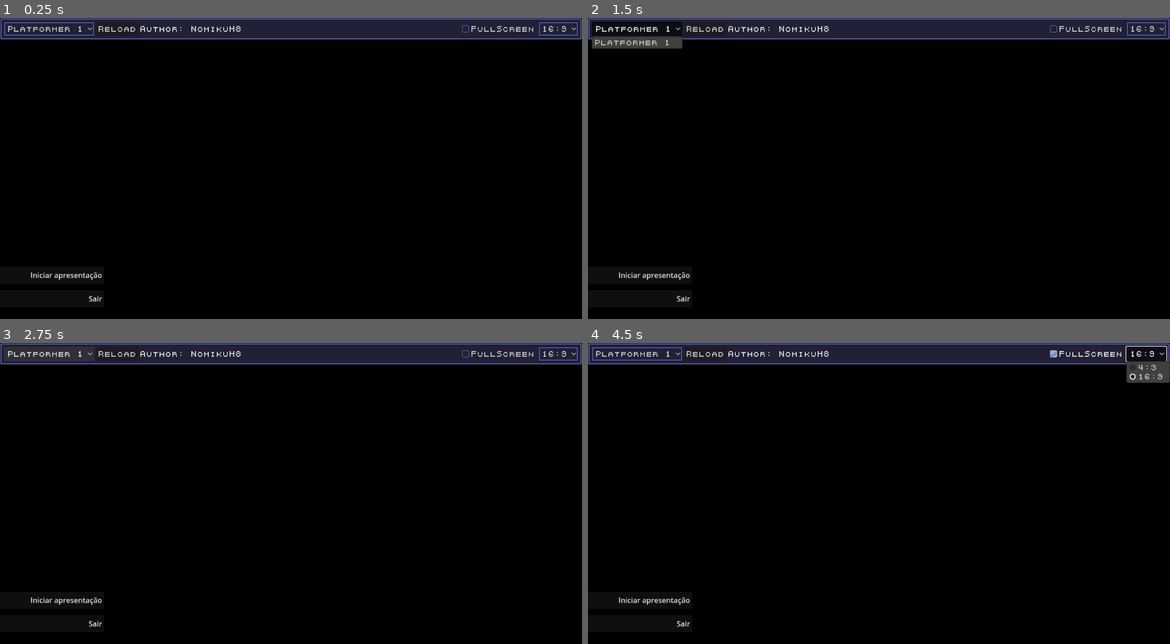
Above: before the commit, frames 1-4 (two rows, left to right).
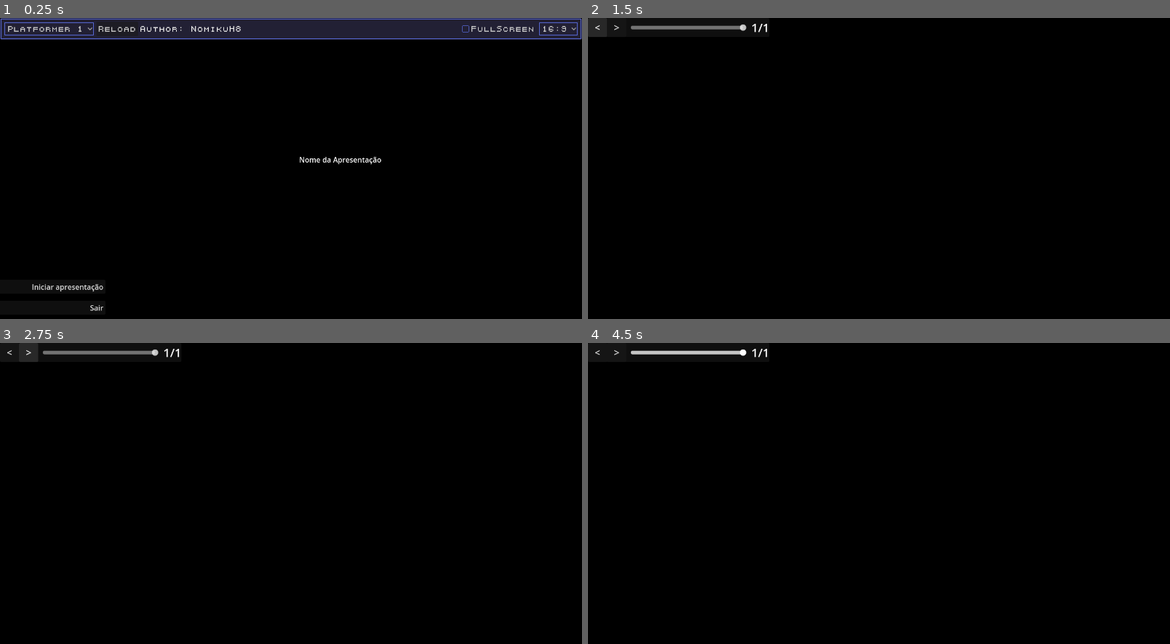
Above: after the commit, the same moments.

Repository: NomikuH8/godot-presentations-remake
Game: Godot game, scene res://screens/start_menu/start_menu.tscn
Two runs of this game, one before a commit and one after it. Both use one fixed random seed, a clock stepped at 60 frames per second and the inputs below.
Inputs (mouse positions are in pixels of both pictures, inside the frame that each line leads up to):
- Up to frame 1 (0.25 s): no input
- Up to frame 2 (1.5 s): click (593, 285) at 0.5 s, where only the run after the commit has a clickable "Iniciar apresentação"; click (599, 27) at 1.25 s, where only the run after the commit has a clickable "<"
- Up to frame 3 (2.75 s): click (29, 352) at 2 s, where only the run after the commit has a clickable ">"
- Up to frame 4 (4.5 s): click (634, 355) at 2.75 s, where only the run before the commit has a clickable "Platformer 1"; click (1088, 355) at 3.5 s, where only the run before the commit has a clickable "FullScreen"; click (1146, 355) at 4.25 s, where only the run before the commit has a clickable "16:9"

The runs differ from the first frame. In frame 1, 0.5% of the frame differs, in the area x 5-66%, y 46-98%; in frame 2, 7.1%; in frame 3, 7.0%; in frame 4, 7.3%, in the area x 0-100%, y 0-95%.
Error after the commit: Invalid access to property or key 'size' on a base object of type 'Nil'. (res://screens/slideshow/slideshow.gd:22)

Commit message:
Made adjustments

Diff:
--- a/autoloads/slideshow_manager.gd
+++ b/autoloads/slideshow_manager.gd
@@ -6,19 +6,20 @@
 signal slide_changed(index: int)
 
 
+var initial_slide_index: int = 0
 var current_slide_index: int = 0
 var slide_quantity: int = 1
 
 
 func next_slide() -> void:
-	go_to_slide(current_slide_index + 1)
+	go_to_slide_by_index(current_slide_index + 1)
 
 
 func previous_slide() -> void:
-	go_to_slide(current_slide_index - 1)
+	go_to_slide_by_index(current_slide_index - 1)
 
 
-func go_to_slide(index: int) -> void:
+func go_to_slide_by_index(index: int) -> void:
 	if index < 0 or index > slide_quantity - 1:
 		return
 
--- a/components/menu_vfx/button_animation_component.gd
+++ b/components/menu_vfx/button_animation_component.gd
@@ -3,7 +3,7 @@
 
 
 @export_category("Animation")
-@export var from_center: bool = true
+@export var from_center: bool = false
 @export var duration: float = 0.2
 @export var transition_type: Tween.TransitionType = Tween.TRANS_SINE
 @export var offset_position: Vector2 = Vector2(0.0, 0.0)
@@ -21,20 +21,23 @@
 		queue_free()
 		return
 
+	if from_center:
+		parent_button.pivot_offset = parent_button.size / 2.0
+
+	call_deferred("set_defaults", parent_button)
+
+
+func set_defaults(parent_button: BaseButton) -> void:
 	parent = parent_button
-
-	default_position = parent.global_position
+	default_position = parent.position
 	default_scale = parent.scale
-
-	if from_center:
-		parent.pivot_offset = parent.size / 2.0
 
 	parent.mouse_entered.connect(_parent_mouse_entered)
 	parent.mouse_exited.connect(_parent_mouse_exited)
 
 
 func _parent_mouse_entered() -> void:
-	var target_position := parent.position + offset_position
+	var target_position := default_position + offset_position
 
 	var tween_position := get_tree().create_tween()
 	tween_position \
@@ -52,7 +55,11 @@
 		return
 
 	var tween_position := get_tree().create_tween()
-	tween_position.tween_property(parent, "position", default_position, duration).set_trans(transition_type)
+	tween_position \
+		.tween_property(parent, "position", default_position, duration) \
+		.set_trans(transition_type)
 
 	var tween_scale := get_tree().create_tween()
-	tween_scale.tween_property(parent, "scale", default_scale, duration).set_trans(transition_type)
+	tween_scale \
+		.tween_property(parent, "scale", default_scale, duration) \
+		.set_trans(transition_type)
--- /dev/null
+++ b/components/toolbar/toolbar.gd
@@ -0,0 +1,46 @@
+extends PanelContainer
+
+
+@onready var toolbar_split: HSplitContainer = $ToolbarSplit
+@onready var slide_slider: HSlider = %SlideSlider
+@onready var count_label: Label = %CountLabel
+
+
+func _ready() -> void:
+	var toolbar_extras_scene := ThemeManager.current_theme.toolbar_extras_scene
+	if toolbar_extras_scene != null:
+		var toolbar_extras_instance := toolbar_extras_scene.instantiate()
+		toolbar_split.add_child(toolbar_extras_instance)
+
+	slide_slider.max_value = SlideshowManager.slide_quantity - 1
+	slide_slider.drag_ended.connect(_slide_slider_drag_ended)
+
+	SlideshowManager.slide_changed.connect(
+		change_count_label.bind(SlideshowManager.slide_quantity)
+	)
+
+	call_deferred("_initial_update_count_label")
+
+
+func _initial_update_count_label():
+	change_count_label(
+		SlideshowManager.current_slide_index,
+		SlideshowManager.slide_quantity
+	)
+
+
+func change_count_label(current_slide_index: int, slide_quantity: int) -> void:
+	count_label.text = str(current_slide_index + 1) + "/" + str(slide_quantity)
+
+
+func _slide_slider_drag_ended(value_changed: bool) -> void:
+	if value_changed:
+		SlideshowManager.go_to_slide_by_index(slide_slider.value)
+
+
+func _on_previous_button_pressed() -> void:
+	SlideshowManager.previous_slide()
+
+
+func _on_next_button_pressed() -> void:
+	SlideshowManager.next_slide()
--- /dev/null
+++ b/components/toolbar/toolbar.tscn
@@ -0,0 +1,58 @@
+[gd_scene load_steps=2 format=3 uid="uid://buploetik72tn"]
+
+[ext_resource type="Script" uid="uid://8m44lqk33sum" path="res://components/toolbar/toolbar.gd" id="1_8jbs5"]
+
+[node name="Toolbar" type="PanelContainer" groups=["Toolbar"]]
+anchors_preset = 10
+anchor_right = 1.0
+grow_horizontal = 2
+script = ExtResource("1_8jbs5")
+
+[node name="ToolbarSplit" type="HSplitContainer" parent="."]
+layout_mode = 2
+theme_override_constants/separation = 0
+
+[node name="VBoxContainer" type="VBoxContainer" parent="ToolbarSplit"]
+layout_mode = 2
+alignment = 1
+
+[node name="HBoxContainer" type="HBoxContainer" parent="ToolbarSplit/VBoxContainer"]
+layout_mode = 2
+theme_override_constants/separation = 10
+
+[node name="HBoxContainer" type="HBoxContainer" parent="ToolbarSplit/VBoxContainer/HBoxContainer"]
+layout_mode = 2
+theme_override_constants/separation = 0
+
+[node name="PreviousButton" type="Button" parent="ToolbarSplit/VBoxContainer/HBoxContainer/HBoxContainer"]
+custom_minimum_size = Vector2(42, 42)
+layout_mode = 2
+focus_mode = 0
+theme_override_font_sizes/font_size = 21
+text = "<"
+
+[node name="NextButton" type="Button" parent="ToolbarSplit/VBoxContainer/HBoxContainer/HBoxContainer"]
+custom_minimum_size = Vector2(42, 42)
+layout_mode = 2
+focus_mode = 0
+theme_override_font_sizes/font_size = 21
+text = ">"
+
+[node name="SlideSlider" type="HSlider" parent="ToolbarSplit/VBoxContainer/HBoxContainer"]
+unique_name_in_owner = true
+custom_minimum_size = Vector2(255, 0)
+layout_mode = 2
+size_flags_vertical = 1
+rounded = true
+
+[node name="CountLabel" type="Label" parent="ToolbarSplit/VBoxContainer/HBoxContainer"]
+unique_name_in_owner = true
+layout_mode = 2
+size_flags_vertical = 1
+theme_override_font_sizes/font_size = 26
+text = "999/999"
+horizontal_alignment = 1
+vertical_alignment = 1
+
+[connection signal="pressed" from="ToolbarSplit/VBoxContainer/HBoxContainer/HBoxContainer/PreviousButton" to="." method="_on_previous_button_pressed"]
+[connection signal="pressed" from="ToolbarSplit/VBoxContainer/HBoxContainer/HBoxContainer/NextButton" to="." method="_on_next_button_pressed"]
--- a/project.godot
+++ b/project.godot
@@ -30,6 +30,7 @@
 [global_group]
 
 Slideshow="Slideshow node for controlling toolbar, slides appearance, etc."
+Toolbar="Toolbar scene, for updating some useful settings"
 
 [rendering]
 
--- a/screens/slideshow/slideshow.gd
+++ b/screens/slideshow/slideshow.gd
@@ -2,45 +2,28 @@
 
 
 @onready var control: Control = %Control
-@onready var toolbar_container: PanelContainer = %ToolbarContainer
-@onready var toolbar_split: HSplitContainer = %ToolbarSplit
-@onready var slide_slider: HSlider = %SlideSlider
-@onready var count_label: Label = %CountLabel
 
-var slide_quantity: int = 10
+var toolbar: PanelContainer
 
 
 func _ready() -> void:
 	control.theme = ThemeManager.current_theme.ui_theme
 
-	var toolbar_extras_scene := ThemeManager.current_theme.toolbar_extras_scene
-	if toolbar_extras_scene != null:
-		var toolbar_extras_instance := toolbar_extras_scene.instantiate()
-		toolbar_split.add_child(toolbar_extras_instance)
-
-	slide_slider.max_value = slide_quantity - 1
-	slide_slider.drag_ended.connect(_slide_slider_drag_ended)
-	SlideshowManager.slide_quantity = slide_quantity
-	SlideshowManager.slide_changed.connect(change_slide)
+	SlideshowManager.slide_changed.connect(_change_slide)
+	_change_slide(SlideshowManager.initial_slide_index)
 
 
 func _input(event: InputEvent) -> void:
 	if event is InputEventMouseMotion:
-		set_toolbar_visibility_from_cursor_position(event.position)
+		_set_toolbar_visibility_from_cursor_position(event.position)
 
 
-func set_toolbar_visibility_from_cursor_position(pos: Vector2) -> void:
-	if pos.y <= toolbar_container.size.y and not toolbar_container.visible:
-		toolbar_container.show()
-	elif pos.y > toolbar_container.size.y and toolbar_container.visible:
-		toolbar_container.hide()
+func _set_toolbar_visibility_from_cursor_position(pos: Vector2) -> void:
+	if pos.y <= toolbar.size.y and not toolbar.visible:
+		toolbar.show()
+	elif pos.y > toolbar.size.y and toolbar.visible:
+		toolbar.hide()
 
 
-func _slide_slider_drag_ended(value_changed: bool) -> void:
-	if value_changed:
-		change_slide(slide_slider.value)
-
-
-func change_slide(index: int) -> void:
+func _change_slide(index: int) -> void:
 	print("change slide to " + str(index))
-	count_label.text = str(index + 1) + "/" + str(slide_quantity)
--- a/screens/slideshow/slideshow.tscn
+++ b/screens/slideshow/slideshow.tscn
@@ -1,6 +1,7 @@
-[gd_scene load_steps=2 format=3 uid="uid://bmqsicf83af1d"]
+[gd_scene load_steps=3 format=3 uid="uid://bmqsicf83af1d"]
 
 [ext_resource type="Script" uid="uid://dgl7du835y7pk" path="res://screens/slideshow/slideshow.gd" id="1_bbsqr"]
+[ext_resource type="PackedScene" uid="uid://buploetik72tn" path="res://components/toolbar/toolbar.tscn" id="2_0aqwc"]
 
 [node name="Slideshow" type="Node" groups=["Slideshow"]]
 script = ExtResource("1_bbsqr")
@@ -16,56 +17,16 @@
 grow_horizontal = 2
 grow_vertical = 2
 
-[node name="ToolbarContainer" type="PanelContainer" parent="CanvasLayer/Control"]
-unique_name_in_owner = true
-layout_mode = 1
-anchors_preset = 10
+[node name="Toolbar" parent="CanvasLayer/Control" instance=ExtResource("2_0aqwc")]
+layout_mode = 0
+anchors_preset = 0
+anchor_right = 0.0
+grow_horizontal = 1
+
+[node name="Control" type="Control" parent="."]
+layout_mode = 3
+anchors_preset = 15
 anchor_right = 1.0
+anchor_bottom = 1.0
 grow_horizontal = 2
-
-[node name="ToolbarSplit" type="HSplitContainer" parent="CanvasLayer/Control/ToolbarContainer"]
-unique_name_in_owner = true
-layout_mode = 2
-theme_override_constants/separation = 0
-
-[node name="VBoxContainer" type="VBoxContainer" parent="CanvasLayer/Control/ToolbarContainer/ToolbarSplit"]
-layout_mode = 2
-alignment = 1
-
-[node name="HBoxContainer" type="HBoxContainer" parent="CanvasLayer/Control/ToolbarContainer/ToolbarSplit/VBoxContainer"]
-layout_mode = 2
-theme_override_constants/separation = 10
-
-[node name="HBoxContainer" type="HBoxContainer" parent="CanvasLayer/Control/ToolbarContainer/ToolbarSplit/VBoxContainer/HBoxContainer"]
-layout_mode = 2
-theme_override_constants/separation = 0
-
-[node name="PreviousButton" type="Button" parent="CanvasLayer/Control/ToolbarContainer/ToolbarSplit/VBoxContainer/HBoxContainer/HBoxContainer"]
-custom_minimum_size = Vector2(42, 42)
-layout_mode = 2
-focus_mode = 0
-theme_override_font_sizes/font_size = 21
-text = "<"
-
-[node name="NextButton" type="Button" parent="CanvasLayer/Control/ToolbarContainer/ToolbarSplit/VBoxContainer/HBoxContainer/HBoxContainer"]
-custom_minimum_size = Vector2(42, 42)
-layout_mode = 2
-focus_mode = 0
-theme_override_font_sizes/font_size = 21
-text = ">"
-
-[node name="SlideSlider" type="HSlider" parent="CanvasLayer/Control/ToolbarContainer/ToolbarSplit/VBoxContainer/HBoxContainer"]
-unique_name_in_owner = true
-custom_minimum_size = Vector2(255, 0)
-layout_mode = 2
-size_flags_vertical = 1
-rounded = true
-
-[node name="CountLabel" type="Label" parent="CanvasLayer/Control/ToolbarContainer/ToolbarSplit/VBoxContainer/HBoxContainer"]
-unique_name_in_owner = true
-layout_mode = 2
-size_flags_vertical = 1
-theme_override_font_sizes/font_size = 26
-text = "999/999"
-horizontal_alignment = 1
-vertical_alignment = 1
+grow_vertical = 2
--- a/themes/platformer1/screens/start_menu_scene.gd
+++ b/themes/platformer1/screens/start_menu/start_menu_scene.gd
@@ -1,14 +1,10 @@
 extends Control
 
 
-@onready var start_button: Button = $StartButton
-@onready var exit_button: Button = $ExitButton
+@onready var start_button: Button = %StartButton
+@onready var exit_button: Button = %ExitButton
 
 
 func _ready() -> void:
 	start_button.pressed.connect(SceneManager.go_to_slideshow)
 	exit_button.pressed.connect(get_tree().quit)
-
-
-func _process(_delta: float) -> void:
-	pass
--- /dev/null
+++ b/themes/platformer1/screens/start_menu/start_menu_scene.tscn
@@ -0,0 +1,71 @@
+[gd_scene load_steps=3 format=3 uid="uid://bd0oxqiv6stka"]
+
+[ext_resource type="Script" uid="uid://pc8m7h3sdh0m" path="res://themes/platformer1/screens/start_menu/start_menu_scene.gd" id="1_jf0k6"]
+[ext_resource type="Script" uid="uid://cannc2oxa8eps" path="res://components/menu_vfx/button_animation_component.gd" id="2_ytbqj"]
+
+[node name="StartMenuScene" type="Control"]
+layout_mode = 3
+anchors_preset = 15
+anchor_right = 1.0
+anchor_bottom = 1.0
+grow_horizontal = 2
+grow_vertical = 2
+size_flags_horizontal = 3
+size_flags_vertical = 3
+script = ExtResource("1_jf0k6")
+
+[node name="Label" type="Label" parent="."]
+layout_mode = 1
+anchors_preset = 15
+anchor_right = 1.0
+anchor_bottom = 1.0
+offset_left = 424.0
+offset_top = 130.0
+offset_right = -206.0
+offset_bottom = -274.0
+grow_horizontal = 2
+grow_vertical = 2
+text = "Nome da Apresentação"
+horizontal_alignment = 1
+vertical_alignment = 1
+
+[node name="VBoxContainer" type="VBoxContainer" parent="."]
+custom_minimum_size = Vector2(441.765, 0)
+layout_mode = 1
+anchors_preset = 2
+anchor_top = 1.0
+anchor_bottom = 1.0
+offset_left = -209.0
+offset_top = -143.0
+offset_right = 232.765
+offset_bottom = -66.0
+grow_vertical = 0
+theme_override_constants/separation = 15
+
+[node name="StartButton" type="Button" parent="VBoxContainer"]
+unique_name_in_owner = true
+layout_mode = 2
+focus_mode = 0
+text = "Iniciar apresentação"
+alignment = 2
+
+[node name="ButtonAnimationComponent" type="Node" parent="VBoxContainer/StartButton"]
+script = ExtResource("2_ytbqj")
+from_center = true
+transition_type = 11
+offset_position = Vector2(50, 0)
+metadata/_custom_type_script = "uid://cannc2oxa8eps"
+
+[node name="ExitButton" type="Button" parent="VBoxContainer"]
+unique_name_in_owner = true
+layout_mode = 2
+focus_mode = 0
+text = "Sair"
+alignment = 2
+
+[node name="ButtonAnimationComponent" type="Node" parent="VBoxContainer/ExitButton"]
+script = ExtResource("2_ytbqj")
+from_center = true
+transition_type = 11
+offset_position = Vector2(50, 0)
+metadata/_custom_type_script = "uid://cannc2oxa8eps"
--- a/themes/platformer1/screens/start_menu_scene.tscn
+++ /dev/null
@@ -1,45 +0,0 @@
-[gd_scene load_steps=3 format=3 uid="uid://bd0oxqiv6stka"]
-
-[ext_resource type="Script" uid="uid://pc8m7h3sdh0m" path="res://themes/platformer1/screens/start_menu_scene.gd" id="1_jf0k6"]
-[ext_resource type="Script" uid="uid://cannc2oxa8eps" path="res://components/menu_vfx/button_animation_component.gd" id="2_ytbqj"]
-
-[node name="StartMenuScene" type="Control"]
-layout_mode = 3
-anchors_preset = 15
-anchor_right = 1.0
-anchor_bottom = 1.0
-grow_horizontal = 2
-grow_vertical = 2
-script = ExtResource("1_jf0k6")
-
-[node name="StartButton" type="Button" parent="."]
-layout_mode = 0
-offset_left = -259.0
-offset_top = 499.0
-offset_right = 229.0
-offset_bottom = 537.0
-focus_mode = 0
-text = "Iniciar apresentação"
-alignment = 2
-
-[node name="ButtonAnimationComponent" type="Node" parent="StartButton"]
-script = ExtResource("2_ytbqj")
-transition_type = 11
-offset_position = Vector2(50, 0)
-metadata/_custom_type_script = "uid://cannc2oxa8eps"
-
-[node name="ExitButton" type="Button" parent="."]
-layout_mode = 0
-offset_left = -259.0
-offset_top = 551.0
-offset_right = 229.0
-offset_bottom = 589.0
-focus_mode = 0
-text = "Sair"
-alignment = 2
-
-[node name="ButtonAnimationComponent" type="Node" parent="ExitButton"]
-script = ExtResource("2_ytbqj")
-transition_type = 11
-offset_position = Vector2(50, 0)
-metadata/_custom_type_script = "uid://cannc2oxa8eps"
--- a/themes/platformer1/theme.tres
+++ b/themes/platformer1/theme.tres
@@ -1,7 +1,8 @@
 [gd_resource type="Resource" script_class="GPTheme" load_steps=3 format=3 uid="uid://do7avl3qojdng"]
 
 [ext_resource type="Script" uid="uid://penf7oactvtd" path="res://resources/gp_theme.gd" id="1_x4nlh"]
-[ext_resource type="PackedScene" uid="uid://bd0oxqiv6stka" path="res://themes/platformer1/screens/start_menu_scene.tscn" id="2_bfcqr"]
+[ext_resource type="PackedScene" uid="uid://bd0oxqiv6stka" path="res://themes/platformer1/screens/start_menu/start_menu_scene.tscn" id="2_bfcqr"]
+
 
 [resource]
 script = ExtResource("1_x4nlh")
Not shown, added: components/toolbar/toolbar.gd.uid
Renamed: themes/platformer1/screens/start_menu_scene.gd.uid -> themes/platformer1/screens/start_menu/start_menu_scene.gd.uid
